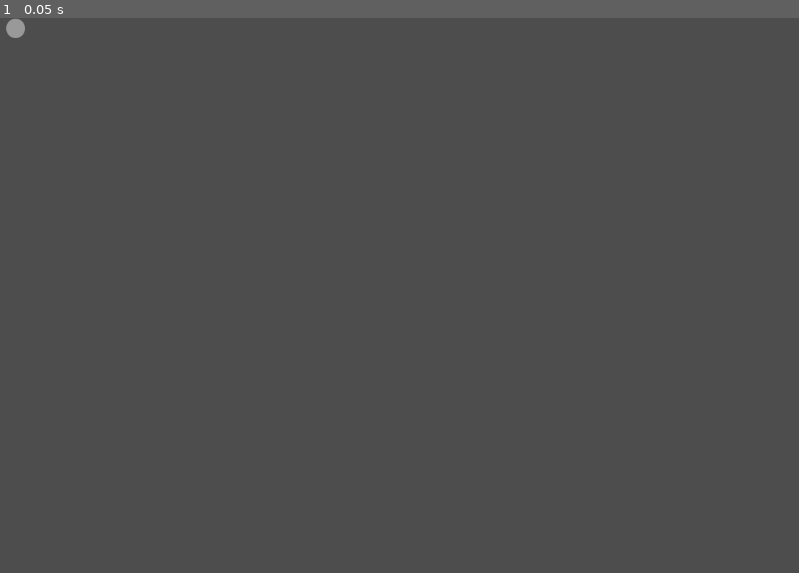
Above: before the commit, frame 1.
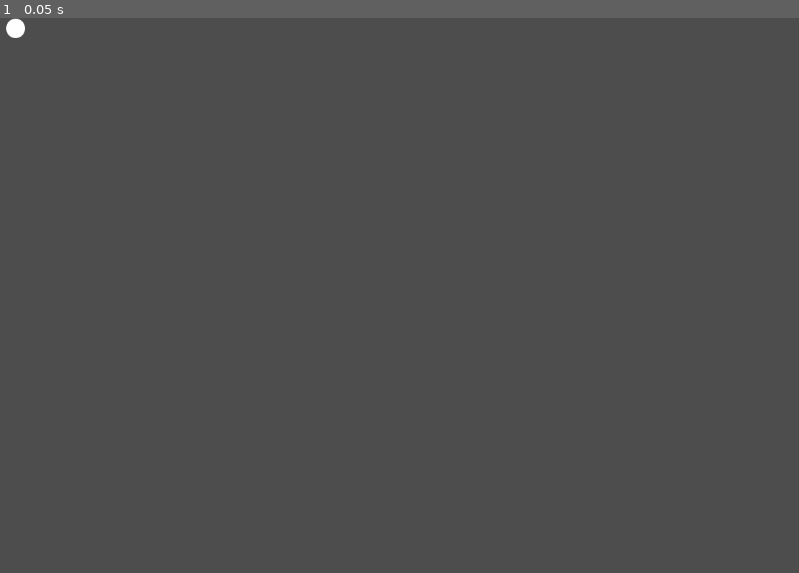
Above: after the commit, the same moment.

Repository: JesCorAvi/prototipo-3-en-raya-online
Game: Godot game, scene res://scenes/cursor.tscn
Two runs of this game, one before a commit and one after it. Both use one fixed random seed, a clock stepped at 60 frames per second and the inputs below. This scene is started directly instead of the project's main scene.
Inputs:
- Up to frame 1 (0.05 s): no input

The runs differ from the first frame. In frame 1, less than 0.1% of the frame differs, in the area x 0-4%, y 0-4%.

Commit message:
Juego acabado por ahora

Diff:
--- a/scripts/Main.gd
+++ b/scripts/Main.gd
@@ -134,13 +134,14 @@
 
 func _on_game_mode_selected(index: int):
 	var selected_id = option_button.get_item_id(index)
+	var was_active = is_game_active
 
 	if not multiplayer.has_multiplayer_peer():
 		set_game_mode(selected_id)
 	elif multiplayer.is_server():
 		rpc("set_game_mode", selected_id)
-		if multiplayer.get_peers().size() > 0:
-			rpc("sync_game_state", board, pieces_left_X, pieces_left_O, player_o_net_id, current_game_type)
+		if was_active:
+			rpc("start_match_from_lobby")
 	else:
 		_sync_option_button_ui()
 
@@ -171,7 +172,11 @@
 	_sync_option_button_ui()
 
 	if multiplayer.has_multiplayer_peer():
-		reset_game(true)
+		reset_game(true, not is_game_active)
+	else:
+		lobby_node.hide()
+		grid_ttt.hide()
+		grid_c4.hide()
 
 func _sync_option_button_ui():
 	for i in range(option_button.item_count):
@@ -217,12 +222,8 @@
 		status_label.text = "Primero debes unirte a un juego."
 		return
 
-	if board.is_empty():
-		status_label.text = "Error: Tablero no inicializado."
-		return
-
-	if new_index >= board.size():
-		return
+	if board.is_empty(): return
+	if new_index >= board.size(): return
 
 	if current_game_type == GameType.CONNECT_4 and new_index != -1:
 		new_index = _get_lowest_available_in_column(new_index)
@@ -323,12 +324,20 @@
 func game_over(winning_symbol: int):
 	var result_text = "¡EMPATE!"
 	var result_color = Color.WHITE
+
 	if winning_symbol != 0:
-		var winner_name = "X" if winning_symbol == PLAYER_X else "O"
+		var winner_name = ""
+		# Personalizamos el mensaje según el juego
+		if current_game_type == GameType.TIC_TAC_TOE:
+			winner_name = "AZUL (X)" if winning_symbol == PLAYER_X else "ROJO (O)"
+		else:
+			winner_name = "AZUL" if winning_symbol == PLAYER_X else "ROJO"
+
 		result_text = "¡GANA " + winner_name + "!"
-		result_color = Color.RED
-		if winning_symbol == player_symbol:
-			result_color = Color.GREEN
+
+		# Colores para el texto de victoria (Opcional: Usar color del equipo ganador)
+		result_color = Color.BLUE if winning_symbol == PLAYER_X else Color.RED
+
 	show_game_result(result_text, result_color)
 
 func show_game_result(result_text: String, color: Color):
@@ -356,7 +365,7 @@
 	else:
 		reset_game(true)
 
-func reset_game(keep_peer: bool = false):
+func reset_game(keep_peer: bool = false, show_lobby: bool = true):
 	var total_cells = current_cols * current_rows
 	board.resize(total_cells)
 	board.fill(EMPTY)
@@ -397,10 +406,12 @@
 		status_label.text = "Selecciona juego y crea partida."
 
 	elif multiplayer.is_server() and keep_peer:
-		lobby_node.show()
+		if show_lobby: lobby_node.show()
+		else: lobby_node.hide()
 		status_label.text = "Juego terminado. En Lobby."
 	elif keep_peer:
-		lobby_node.show()
+		if show_lobby: lobby_node.show()
+		else: lobby_node.hide()
 		status_label.text = "Juego terminado. En Lobby."
 
 func reset_all_pieces_visuals():
@@ -534,21 +545,33 @@
 			cell.text = ""
 
 func update_piece_counts_ui():
-	var p1_player = "X"
-	var p2_player = "O"
-	var p1_piece = "X"
-	var p2_piece = "O"
+	# Textos dinámicos según el modo de juego
+	var text_p1 = "Jugador 1"
+	var text_p2 = "Jugador 2"
+	var btn_text_p1 = "Pieza"
+	var btn_text_p2 = "Pieza"
+
+	if current_game_type == GameType.TIC_TAC_TOE:
+		text_p1 = "Equipo Azul (X)"
+		text_p2 = "Equipo Rojo (O)"
+		btn_text_p1 = "Generar X"
+		btn_text_p2 = "Generar O"
+	elif current_game_type == GameType.CONNECT_4:
+		text_p1 = "Equipo Azul"
+		text_p2 = "Equipo Rojo"
+		btn_text_p1 = "Ficha Azul"
+		btn_text_p2 = "Ficha Roja"
 
 	var my_text = "Espectador"
-	if player_symbol == PLAYER_X: my_text = p1_player
-	elif player_symbol == PLAYER_O: my_text = p2_player
+	if player_symbol == PLAYER_X:
+		my_text = text_p1
+	elif player_symbol == PLAYER_O:
+		my_text = text_p2
 
 	status_label.text = "Eres: " + my_text
 
-	if btn_add_x:
-		btn_add_x.text = "Generar pieza " + p1_piece
-	if btn_add_o:
-		btn_add_o.text = "Generar pieza " + p2_piece
+	if btn_add_x: btn_add_x.text = btn_text_p1
+	if btn_add_o: btn_add_o.text = btn_text_p2
 
 func set_pieces_visible(is_visible: bool):
 	for child in piece_container.get_children():
--- a/scripts/cursor.gd
+++ b/scripts/cursor.gd
@@ -3,16 +3,29 @@
 @onready var circle_panel: Panel = $Panel
 @onready var label: Label = $Label
 
+var _style_is_unique: bool = false
+
+func _ready():
+	_make_style_unique()
+
+func _make_style_unique():
+	if _style_is_unique: return
+
+
+	var new_style = StyleBoxFlat.new()
+	new_style.set_corner_radius_all(90)
+	new_style.bg_color = Color.WHITE
+
+	circle_panel.add_theme_stylebox_override("panel", new_style)
+
+	_style_is_unique = true
+
 func set_cursor_info(p_name: String, p_color: Color):
 	label.text = p_name
-	# Si el nombre está vacío, ocultamos el label
 	label.visible = not p_name.is_empty()
+
+	_make_style_unique()
 
 	var style = circle_panel.get_theme_stylebox("panel")
 	if style is StyleBoxFlat:
 		style.bg_color = p_color
-	else:
-		var new_style = StyleBoxFlat.new()
-		new_style.bg_color = p_color
-		new_style.set_corner_radius_all(90)
-		circle_panel.add_theme_stylebox_override("panel", new_style)
